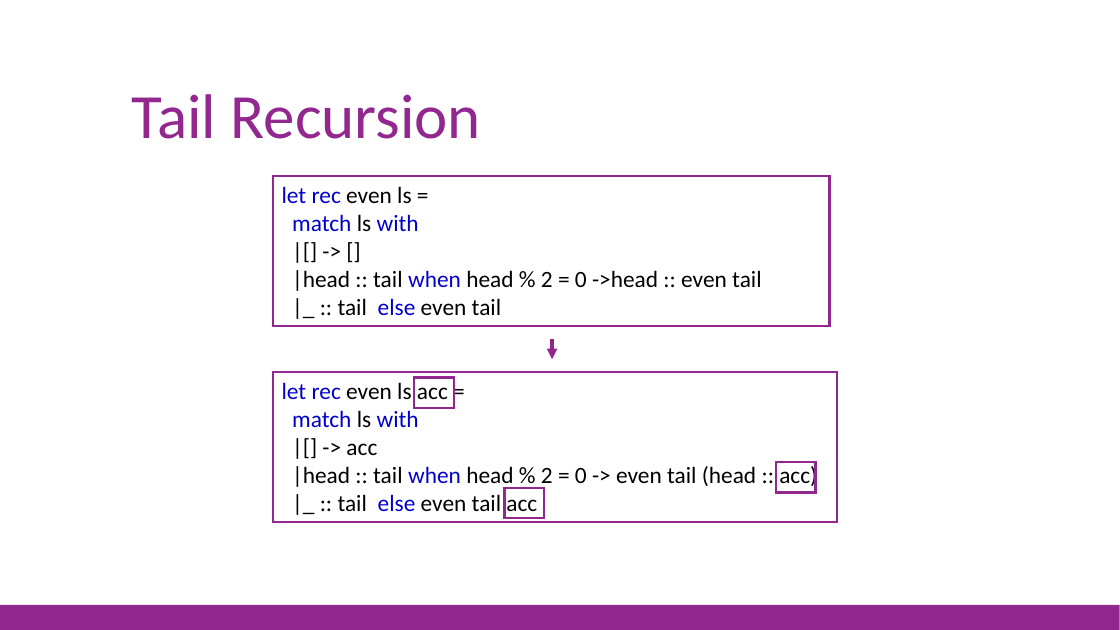
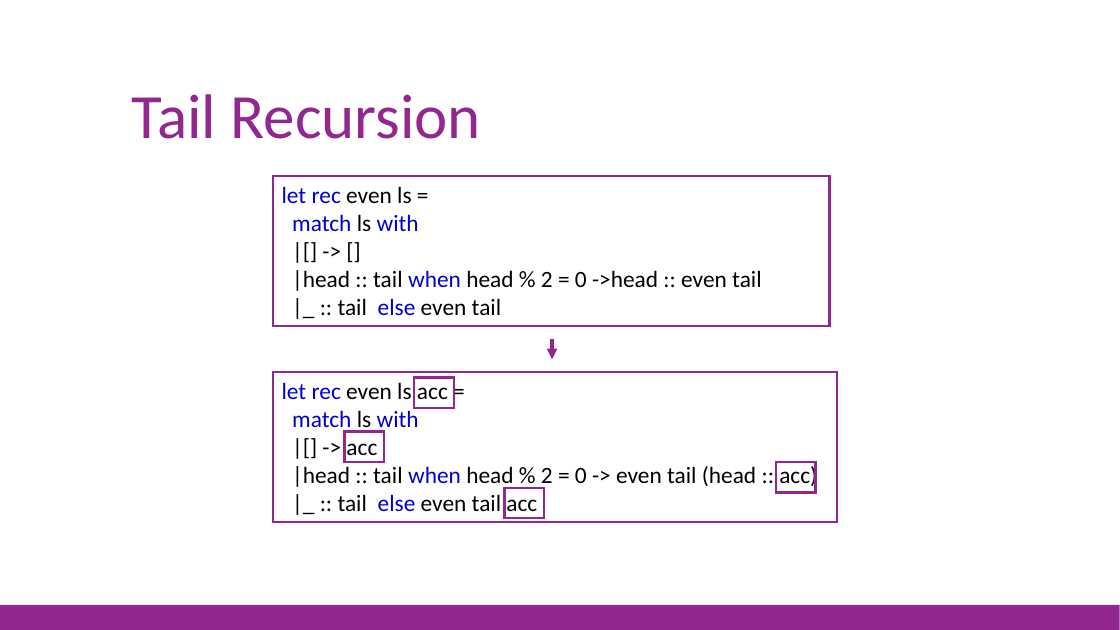
Before and after one commit to jorgef/fsharpworkshop, a slide deck: slide 66 of FSharpWorkshop_Slides.pptx. Drawn at 1120x630 pixels with LibreOffice and Linux fonts; fonts in the diff are those of the drawing. Boxes give left, top, right and bottom in pixels: in the first picture for what was removed or moved away, otherwise in the second. Text is boxed around its words. In the diff, an @@ line names an element or a change of style, - is before the commit and + after.

```diff
--- a/FSharpWorkshop_Slides.pptx
+++ b/FSharpWorkshop_Slides.pptx
@@ rectangle added at (x1=344, y1=432, x2=384, y2=462), outline #92278F 2 pt @@
```
Also in this commit, not shown: 2 other slides changed, 1 other file.
